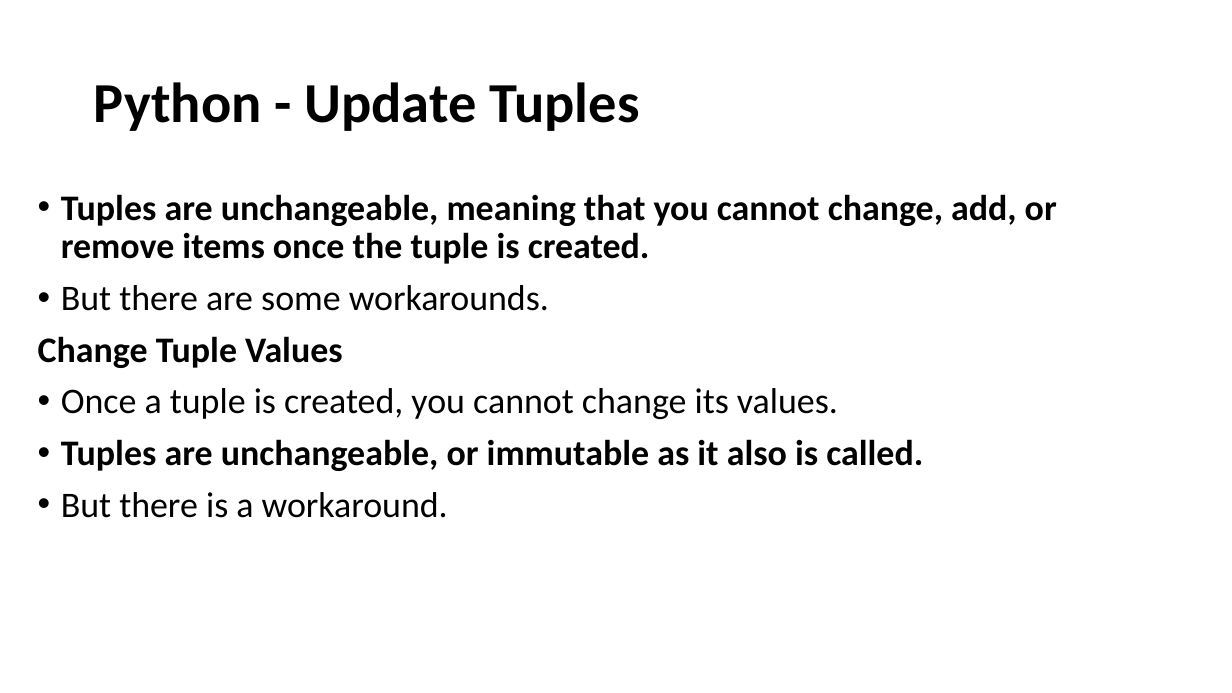
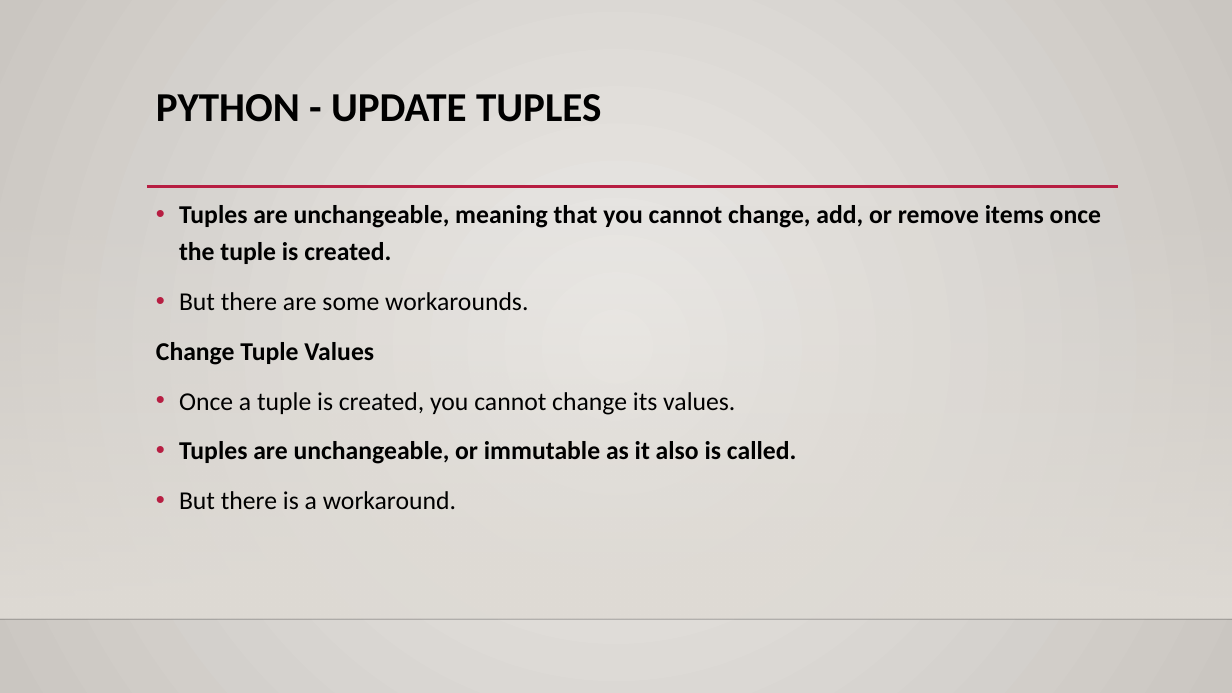
Before and after one commit to Gurpal-saghi-9/Python, a slide deck: slide 16 of PDF's Images/Python Tuples.pptx. Drawn at 1232x693 pixels with LibreOffice and Linux fonts; fonts in the diff are those of the drawing; background and template pictures are left out. Boxes give left, top, right and bottom in pixels: in the first picture for what was removed or moved away, otherwise in the second. Text is boxed around its words. In the diff, an @@ line names an element or a change of style, - is before the commit and + after.

```diff
--- a/PDF's Images/Python Tuples.pptx
+++ b/PDF's Images/Python Tuples.pptx
@@ background #FFFFFF to gradient #ECEAE7 to #CAC7C1 @@
@@ title "PYTHON - UPDATE TUPLES" at bbox=[156, 94, 601, 122]: vertical alignment middle to top @@
@@ title at bbox=[156, 94, 601, 122]: text changed; size 44 to 32 pt @@
-Python - Update Tuples
+PYTHON - UPDATE TUPLES
@@ rectangle added at bbox=[0, 204, 1232, 619], fill gradient #DFDBD5 @@
@@ text "Tuples are unchangeable, meaning that ...": place and size @@
-text "Tuples are unchangeable, meaning that ..." at bbox=[38, 194, 1057, 518]
+text "Tuples are unchangeable, meaning that ..." at bbox=[156, 205, 1101, 509]
@@ text "Tuples are unchangeable, meaning that ..." at bbox=[156, 205, 1101, 509]: size 28 to 20 pt; line spacing 0.9 to 1.2 @@
@@ line added from (147, 187) to (1118, 187), #B71E42 2.5 pt @@
@@ line added from (0, 619) to (1232, 619), #000001 1 pt @@
```
Also in this commit, not shown: 31 other slides changed, 3 other files.
